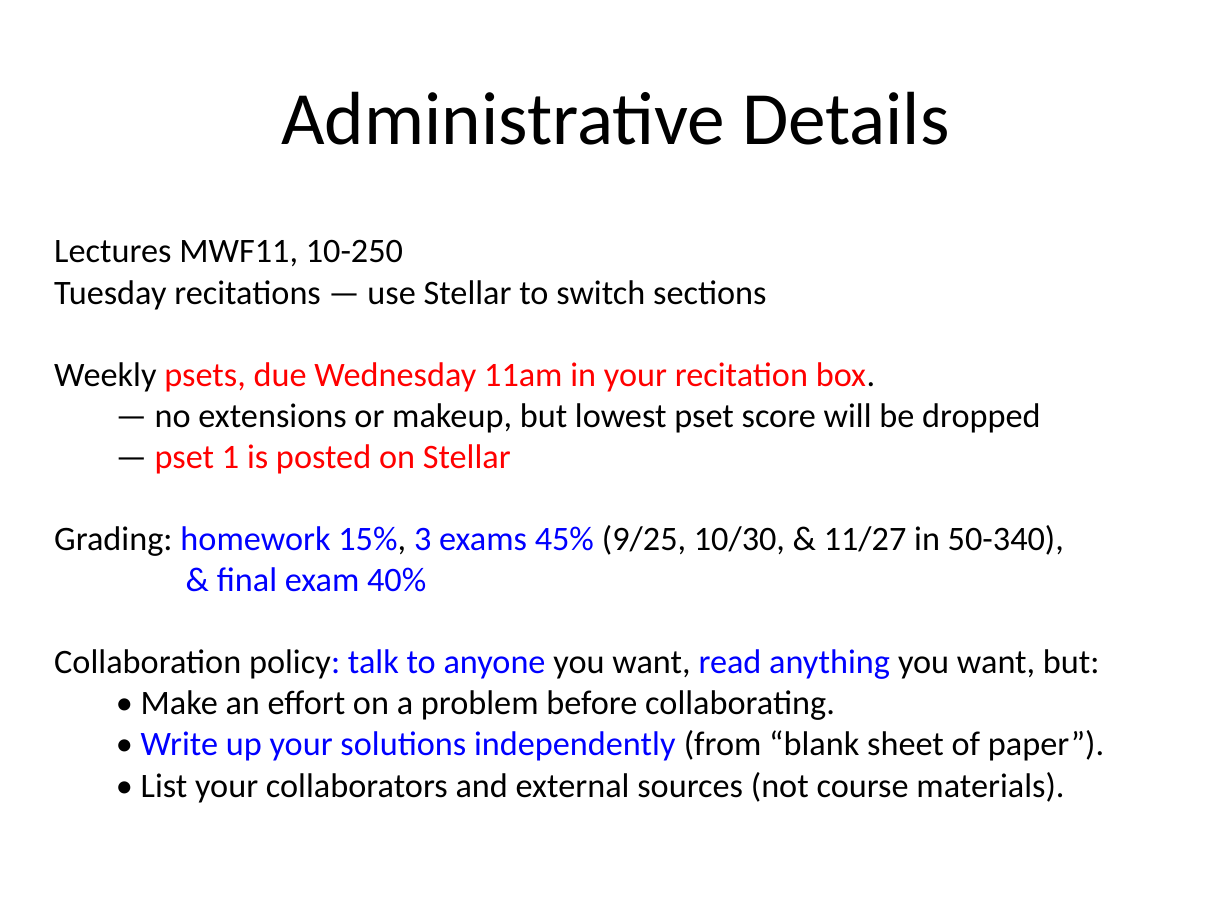
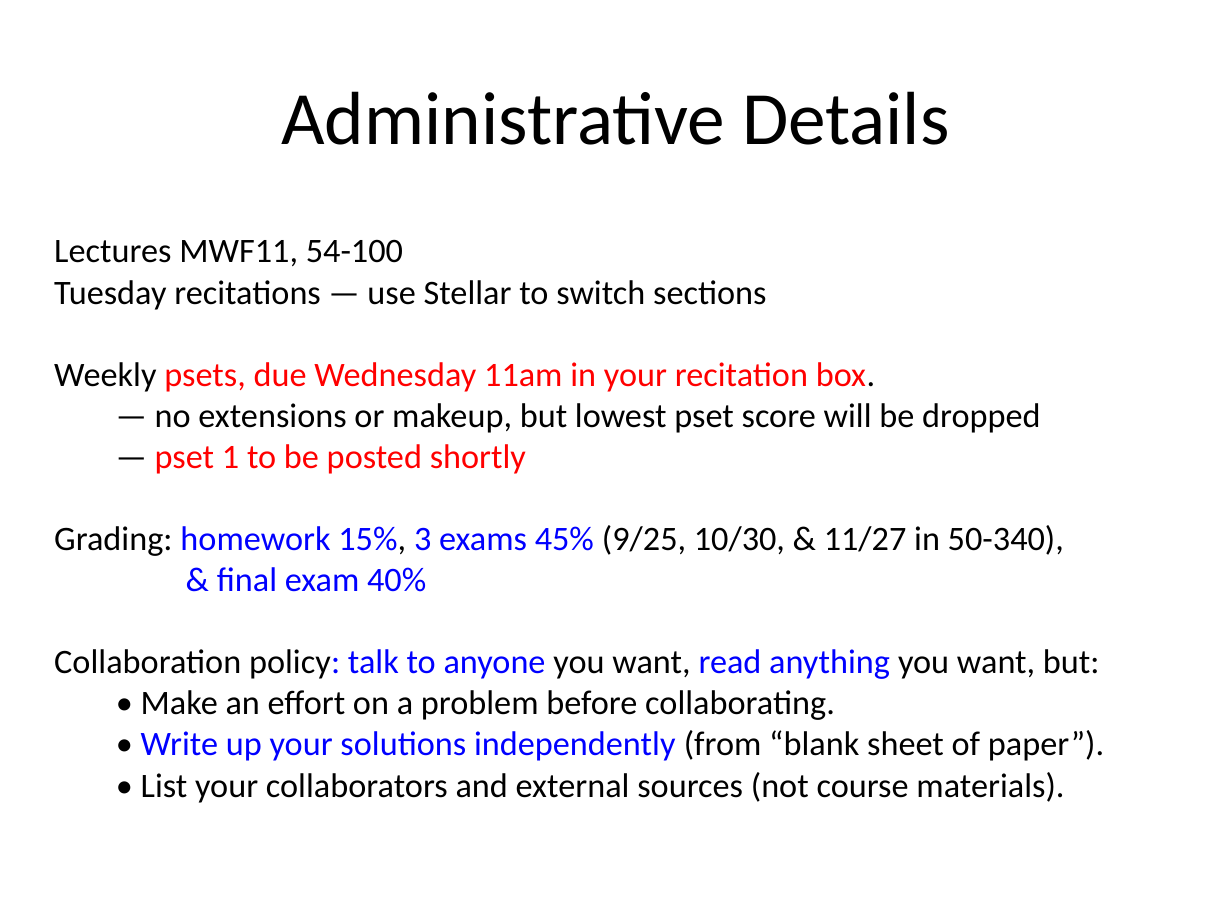
Before and after one commit to mitmath/1806, a slide deck: slide 3 of lectures/overview.pptx. Drawn at 1232x924 pixels with LibreOffice and Linux fonts; fonts in the diff are those of the drawing. Boxes give left, top, right and bottom in pixels: in the first picture for what was removed or moved away, otherwise in the second. Text is boxed around its words. In the diff, an @@ line names an element or a change of style, - is before the commit and + after.

Commit message:
lecture 1 updates

```diff
--- a/lectures/overview.pptx
+++ b/lectures/overview.pptx
@@ text at [54, 239, 403, 266]: text changed @@
-Lectures MWF11, 10-250
+Lectures MWF11, 54-100
@@ text at [155, 444, 526, 474]: text changed @@
-— pset 1 is posted on Stellar
+— pset 1 to be posted shortly
```
Also in this commit, not shown: 1 other file.
